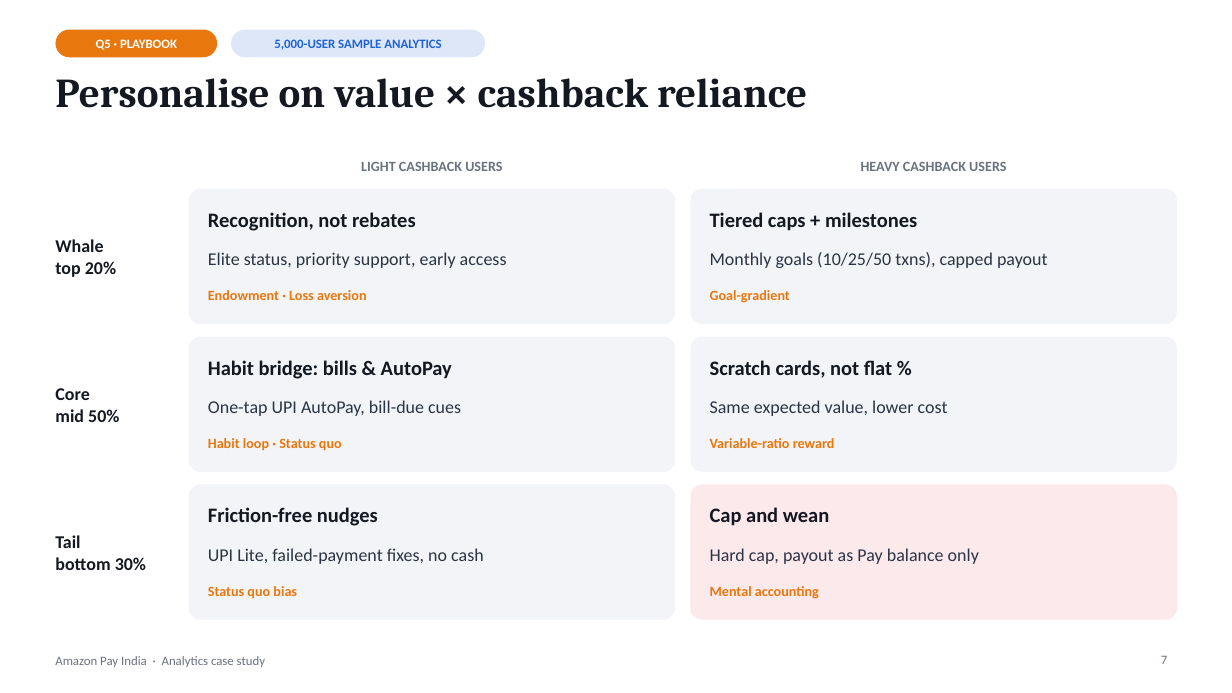
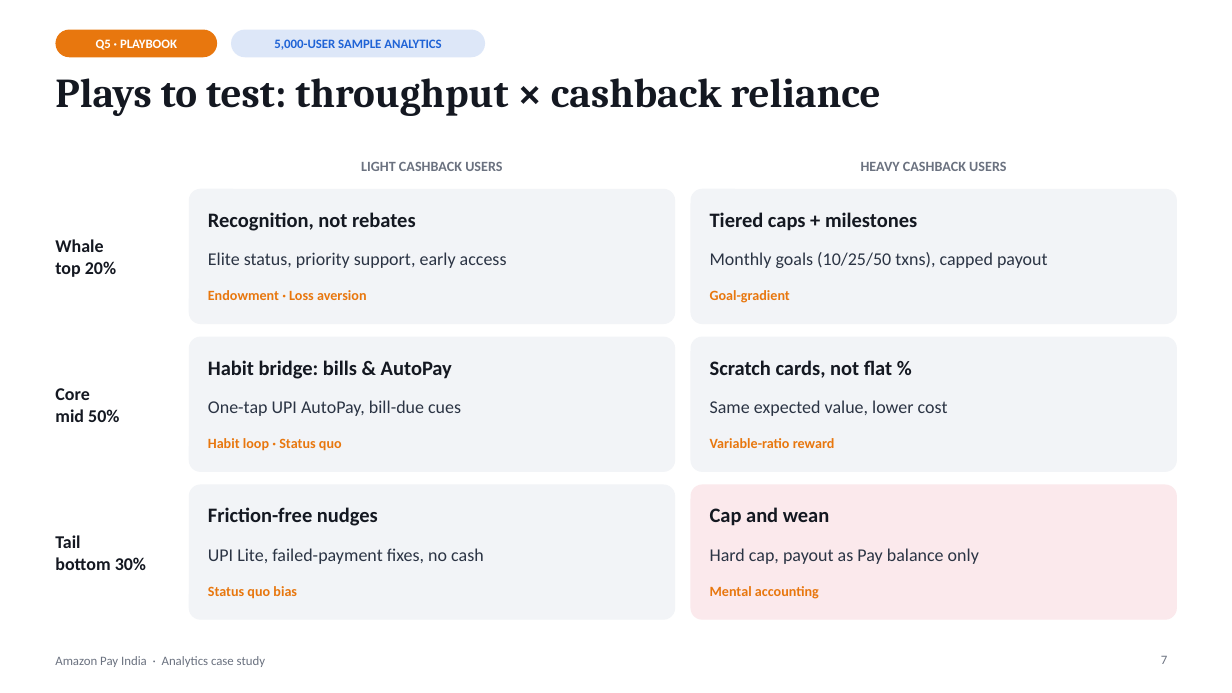
Before and after one commit to ashish-waghmare0312/amazon-pay-analytics-dashboard, a slide deck: slide 7 of presentation/Amazon_Pay_India_Case_Deck.pptx. Drawn at 1232x693 pixels with LibreOffice and Linux fonts; fonts in the diff are those of the drawing. Boxes give left, top, right and bottom in pixels: in the first picture for what was removed or moved away, otherwise in the second. Text is boxed around its words. In the diff, an @@ line names an element or a change of style, - is before the commit and + after.

```diff
--- a/presentation/Amazon_Pay_India_Case_Deck.pptx
+++ b/presentation/Amazon_Pay_India_Case_Deck.pptx
@@ title at (55, 78, 881, 116): text changed @@
-Personalise on value × cashback reliance
+Plays to test: throughput × cashback reliance
```
Also in this commit, not shown: 8 other slides changed.
